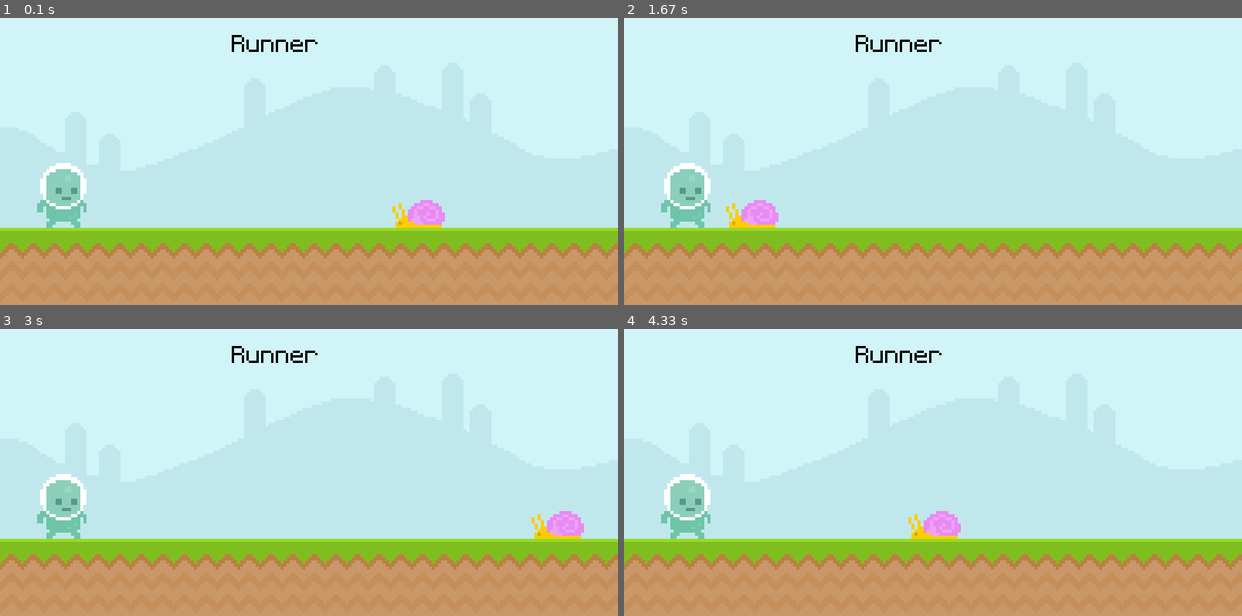
Above: before the commit, frames 1-4 (two rows, left to right).
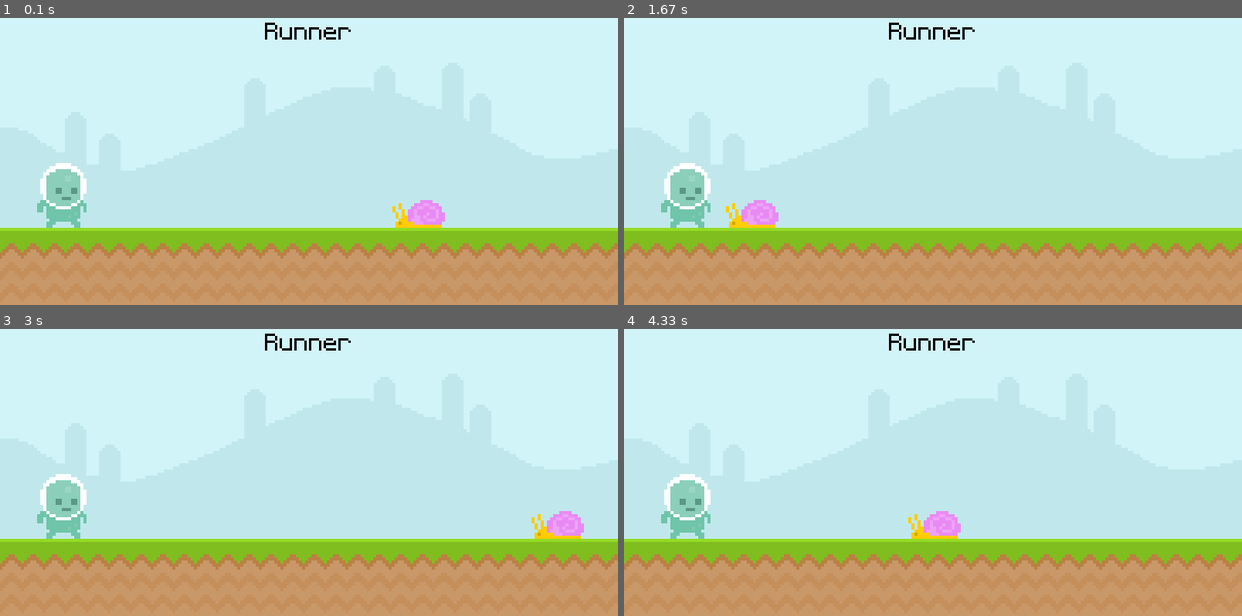
Above: after the commit, the same moments.

Repository: atrox3d/ultimate-introduction-to-pygame
Game: pygame game, started from main.py
The game is run twice, just before and just after one commit, with the same random seed, the same clock (stepped at 60 frames per second) and the same inputs.
Inputs:
- Up to frame 1 (0.1 s): no input
- Up to frame 2 (1.67 s): no input
- Up to frame 3 (3 s): no input
- Up to frame 4 (4.33 s): no input

The runs differ from the first frame. In frame 1, 0.5% of the frame differs, in the area x 37-57%, y 1-12%; in frame 2, 0.5%; in frame 3, 0.5%; in frame 4, 0.5%.

Commit message:
center text

Diff:
--- a/main.py
+++ b/main.py
@@ -20,11 +20,12 @@
                         'font/Pixeltype.ttf',               # load font
                         50                                  # font size
 )
-text = font.render(
+score = font.render(
                     game_title,                             # text to draw
                     False,                                  # antialiasing,
                     'black'                                 # color
 )
+score_rect = score.get_rect(center=(400, 50))               # get centered rect from text
 #
 sky_img = 'graphics/Sky.png'
 sky_bg = pygame.image.load(sky_img).convert()               # load sky background and convert it
@@ -58,7 +59,7 @@
     screen.blit(sky_bg, (0, 0))                             # draw sky
     screen.blit(ground_bg, (0, 300))                        # draw terrain
     #
-    screen.blit(text, (300, 50))                            # draw text
+    screen.blit(score, score_rect)                          # draw score
     #
     screen.blit(snail, snail_rect)                          # draw snail using rect
     if snail_rect.right <= 0:                              # update snail position
